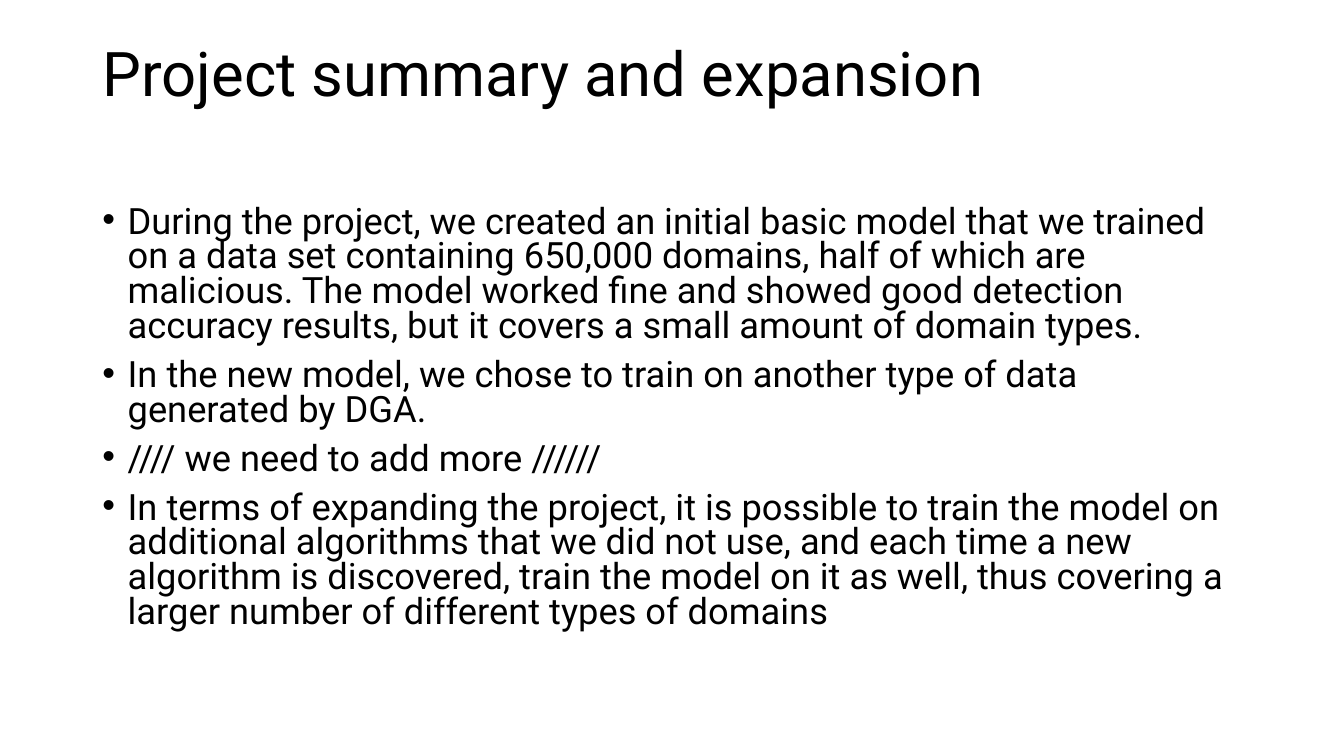
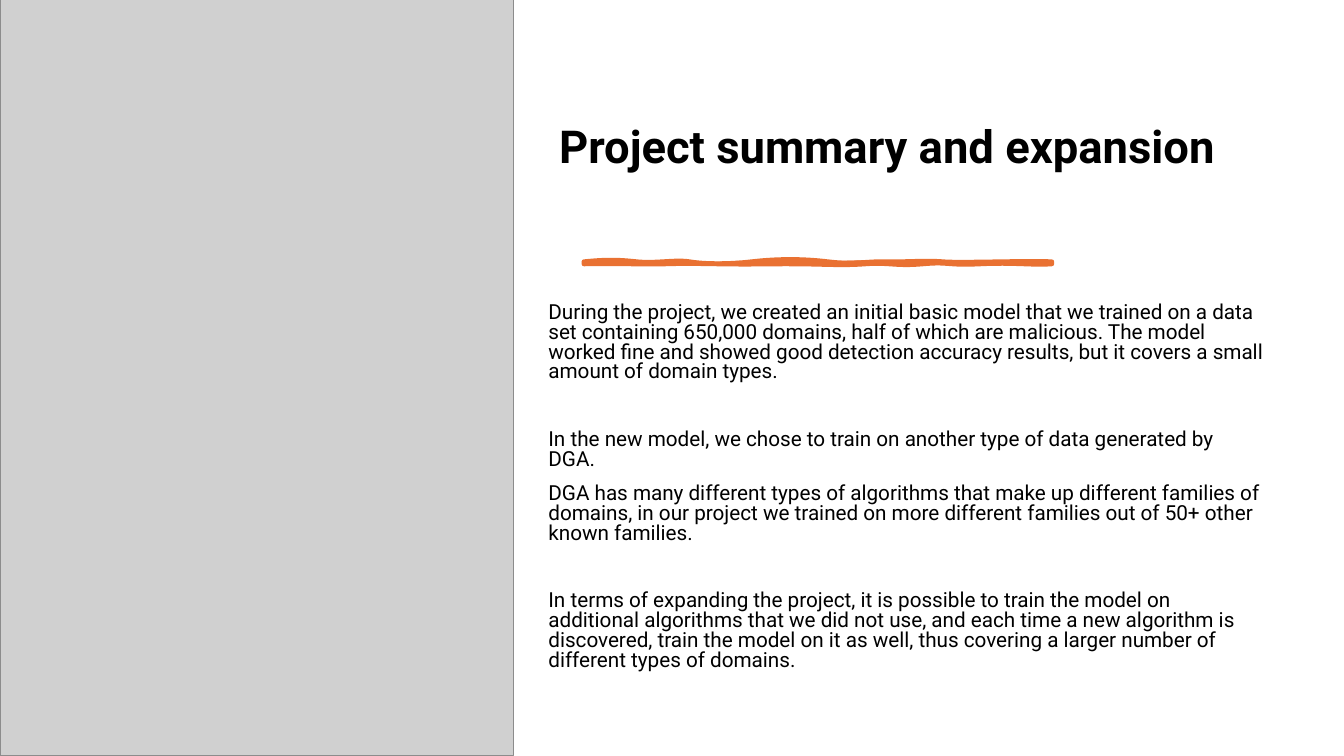
Before and after one commit to AdnanAzem/Malicious-URL-Detection, a slide deck: slide 30 of Malicious-URL-Detection.pptx (slide 20 before the commit). Drawn at 1344x756 pixels with LibreOffice and Linux fonts; fonts in the diff are those of the drawing; grey boxes stand for pictures. Boxes give left, top, right and bottom in pixels: in the first picture for what was removed or moved away, otherwise in the second. Text is boxed around its words. In the diff, an @@ line names an element or a change of style, - is before the commit and + after.

```diff
--- a/Malicious-URL-Detection.pptx
+++ b/Malicious-URL-Detection.pptx
@@ picture added at box(0, 0, 513, 756) @@
@@ title "Project summary and expansion": place and size @@
-title "Project summary and expansion" at box(102, 49, 983, 109)
+title "Project summary and expansion" at box(559, 129, 1214, 173)
@@ title "Project summary and expansion" at box(559, 129, 1214, 173): size 44 to 32.4 pt, bold on; vertical alignment middle to bottom @@
@@ freeform shape added at box(584, 262, 1052, 264), fill #E97132, outline #E97132 3.5 pt @@
@@ text "During the project, we created ...": place and size @@
-text "During the project, we created ..." at box(128, 206, 1223, 632)
+text "During the project, we created ..." at box(548, 303, 1263, 672)
@@ text at box(548, 303, 1263, 467): size 25.9 to 14.8 pt in "During the project, we created an initial ...", "In the new model, we chose to ..."; bullet • to none @@
@@ text at box(548, 484, 1259, 672): text changed; size 25.9 to 14.8 pt @@
-• //// we need to add more //////
-• In terms of expanding the project, it is possible to train the model on additional algorithms that we did not use, and each time a new algorithm is discovered, train the model on it as well, thus covering a larger number of different types of domains
+DGA has many different types of algorithms that make up different families of domains, in our project we trained on more different families out of 50+ other known families.
+In terms of expanding the project, it is possible to train the model on additional algorithms that we did not use, and each time a new algorithm is discovered, train the model on it as well, thus covering a larger number of different types of domains.
```
Also in this commit, not shown: 19 other slides changed, 10 slides added, 21 other files.
